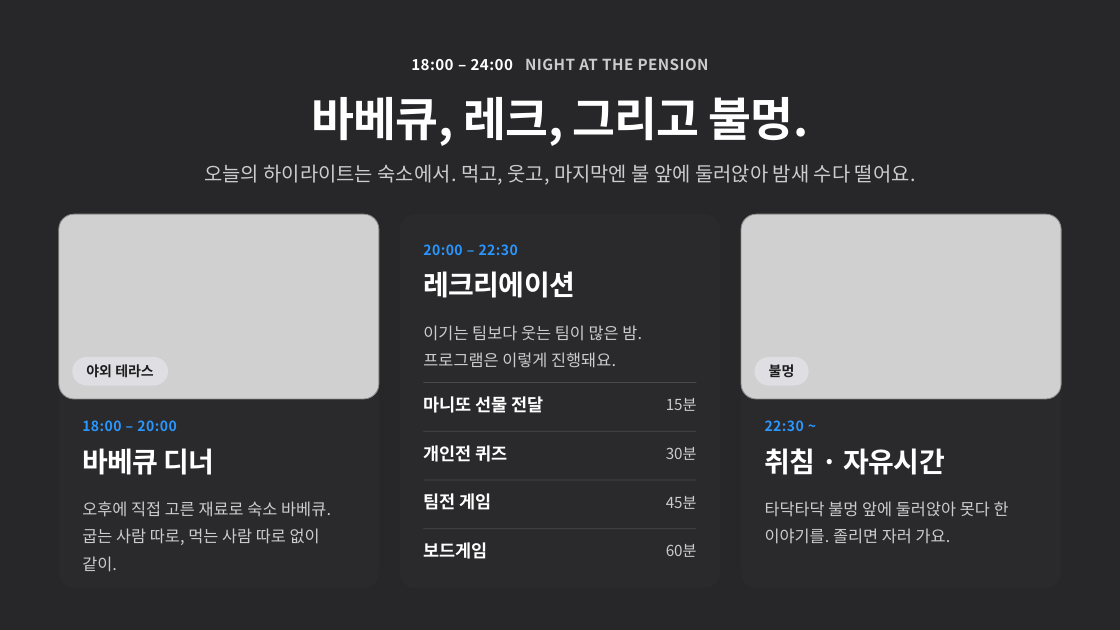
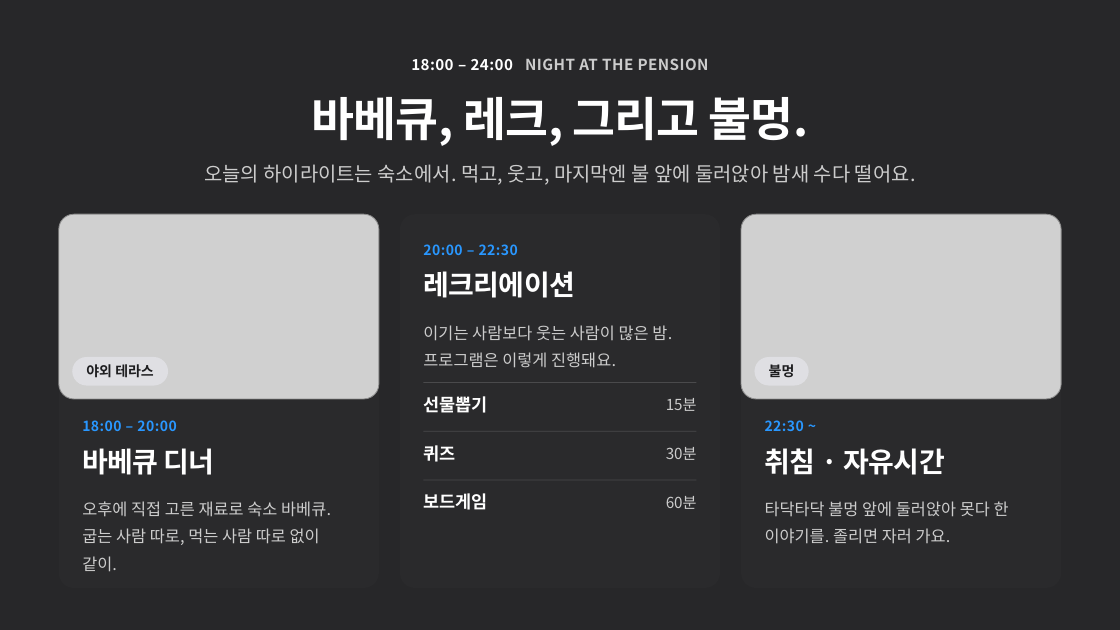
Before and after one commit to wvcsr/gipa-workshop-2026, a slide deck: slide 10 of 기파팀_하반기_워크샵_안내서.pptx. Drawn at 1120x630 pixels with LibreOffice and Linux fonts; fonts in the diff are those of the drawing; grey boxes stand for pictures. Boxes give left, top, right and bottom in pixels: in the first picture for what was removed or moved away, otherwise in the second. Text is boxed around its words. In the diff, an @@ line names an element or a change of style, - is before the commit and + after.

```diff
--- a/기파팀_하반기_워크샵_안내서.pptx
+++ b/기파팀_하반기_워크샵_안내서.pptx
@@ text at [423,325,672,368]: text changed @@
-이기는 팀보다 웃는 팀이 많은 밤.
-프로그램은 이렇게 진행돼요.
+이기는 사람보다 웃는 사람이 많은 밤.
+프로그램은 이렇게 진행돼요.
@@ text at [423,396,487,413]: text changed @@
-마니또 선물 전달
+선물뽑기
@@ text at [423,445,455,462]: text changed @@
-개인전 퀴즈
+퀴즈
@@ text at [423,493,487,510]: text changed @@
-팀전 게임
+보드게임
@@ text "60분": place and size @@
-text "60분" at [666,544,697,557]
+text "60분" at [666,496,697,509]
@@ text removed at [666,496,697,509] @@
-45분
@@ rectangle removed at [423,528,697,529] @@
@@ text removed at [423,542,487,559] @@
-보드게임
```
Also in this commit, not shown: 7 other slides changed, 2 slides added, 2 slides removed, 6 other files.
